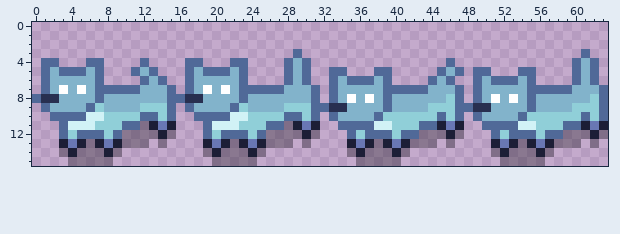
Pixel-art sprite: graphics/characters/arctic_fox/arctic_fox_battle_idle.png. Above, as it was before the edit.
The file is 64x16 pixels.
New version:
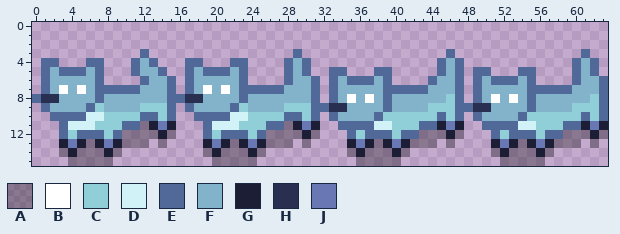
Palette (. is transparent): A #0000004b  B #ffffff  C #90cfd8  D #d1f2f6  E #506998  F #82b3cb  G #1c1e36  H #282f50  J #6977b4
Edits made:
{"y":3,"x":12,"old":".","new":"E"}
{"y":3,"x":46,"old":".","new":"E"}
{"y":4,"x":11,"old":".E.","new":"EFE"}
{"y":4,"x":45,"old":".E.","new":"EFE"}
{"y":5,"x":13,"old":"E.","new":"FE"}
{"y":6,"x":14,"old":"E.","new":"FE"}
{"y":6,"x":30,"old":"E.","new":"FE"}
{"y":6,"x":46,"old":"E.","new":"FE"}
{"y":6,"x":62,"old":"E.","new":"FE"}
{"label":"changed","picture_box":[131,49,176,85]}
{"label":"changed","picture_box":[437,49,464,85]}
{"label":"changed","picture_box":[302,76,320,85]}
{"label":"changed","picture_box":[590,76,608,85]}
